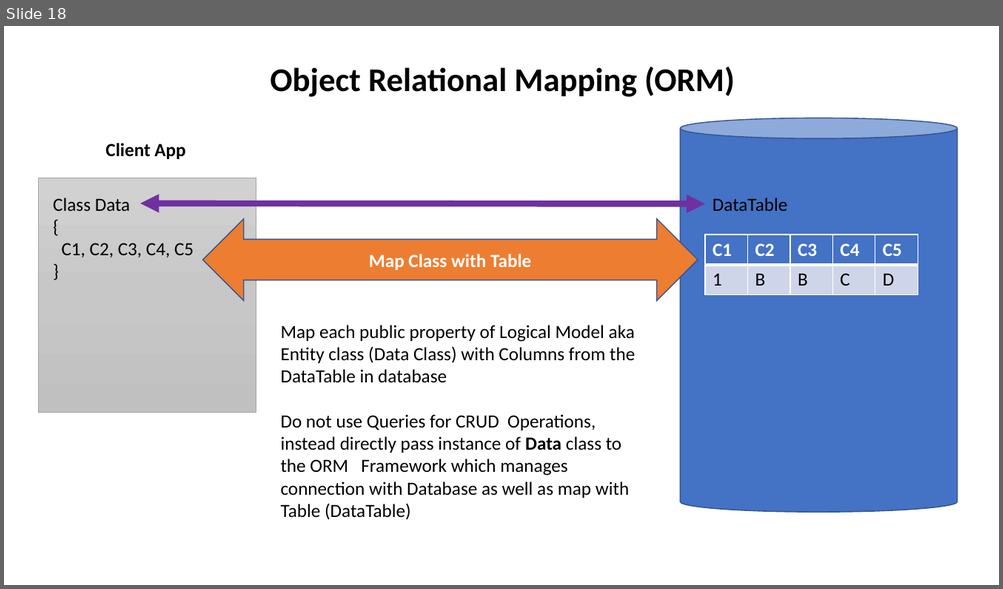
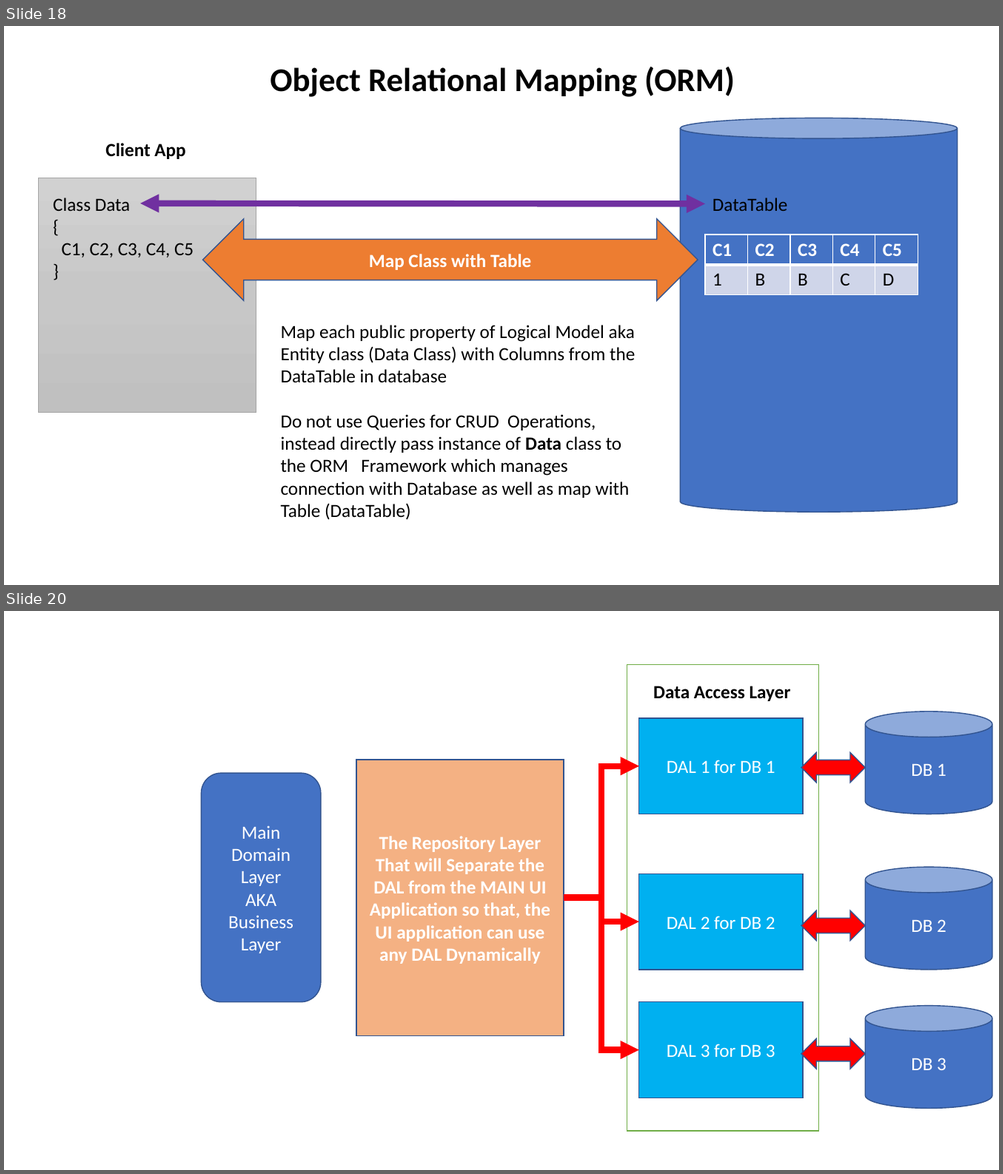
Before and after one commit to maheshsabnis/SimSept2002, a slide deck: Training_Images.pptx. Shown one above the other, each under a label of ours: slide 18 before the commit, slides 18 and 20 after it; the slides between them are not shown. The pictures are 1003x589 and 1003x1174 pixels, drawn with LibreOffice and Linux fonts; fonts in the diff are those of the drawing. Boxes give left, top, right and bottom in pixels: in the first picture for what was removed or moved away, otherwise in the second. Text is boxed around its words. In the diff, an @@ line names an element or a change of style, - is before the commit and + after.

```diff
--- a/Training_Images.pptx
+++ b/Training_Images.pptx
@@ slide 20 added at (4,611,999,1170), background #FFFFFF @@
@@ rectangle added at (627,665,819,1132), fill #FFFFFF, outline #70AD47 1 pt @@
@@ text added at (653,686,791,701), 18 pt, text #000000, bold @@
+Data Access Layer
@@ rectangle added at (639,718,802,815), fill #00B0F0, outline #325491 1 pt, 18 pt, text #FFFFFF @@
+DAL 1 for DB 1
@@ cylinder added at (865,712,992,815), fill #4472C4, outline #325491 1 pt, 18 pt, text #FFFFFF @@
+DB 1
@@ rectangle added at (356,760,563,1037), fill #F4B183, outline #325491 1 pt, 18 pt, text #FFFFFF, bold @@
+The Repository Layer That will Separate the DAL from the MAIN UI Application so that, the UI application can use any DAL Dynamically
@@ left right arrow added at (801,753,865,783), fill #FF0000, outline #325491 1 pt @@
@@ rounded rectangle added at (201,773,320,1002), fill #4472C4, outline #325491 1 pt, 18 pt, text #FFFFFF @@
+Main Domain Layer
+AKA
+Business Layer
@@ elbow arrow added from (563, 898) to (639, 766), #FF0000 6 pt @@
@@ rectangle added at (639,874,802,971), fill #00B0F0, outline #325491 1 pt, 18 pt, text #FFFFFF @@
+DAL 2 for DB 2
@@ cylinder added at (865,867,992,970), fill #4472C4, outline #325491 1 pt, 18 pt, text #FFFFFF @@
+DB 2
@@ elbow arrow added from (563, 898) to (639, 922), #FF0000 6 pt @@
@@ elbow arrow added from (563, 898) to (639, 1051), #FF0000 6 pt @@
@@ left right arrow added at (801,911,865,941), fill #FF0000, outline #325491 1 pt @@
@@ rectangle added at (639,1002,802,1099), fill #00B0F0, outline #325491 1 pt, 18 pt, text #FFFFFF @@
+DAL 3 for DB 3
@@ cylinder added at (865,1005,992,1109), fill #4472C4, outline #325491 1 pt, 18 pt, text #FFFFFF @@
+DB 3
@@ left right arrow added at (801,1039,865,1069), fill #FF0000, outline #325491 1 pt @@
```
Also in this commit, not shown: 1 other slide added, 19 other files.
